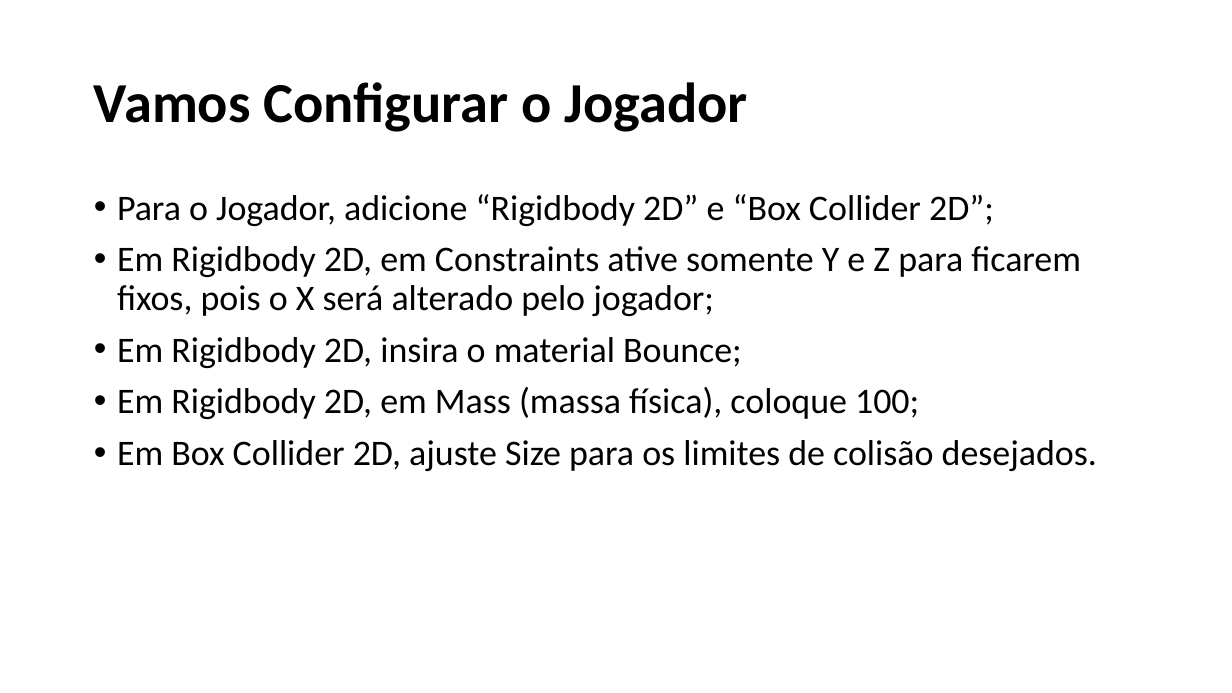
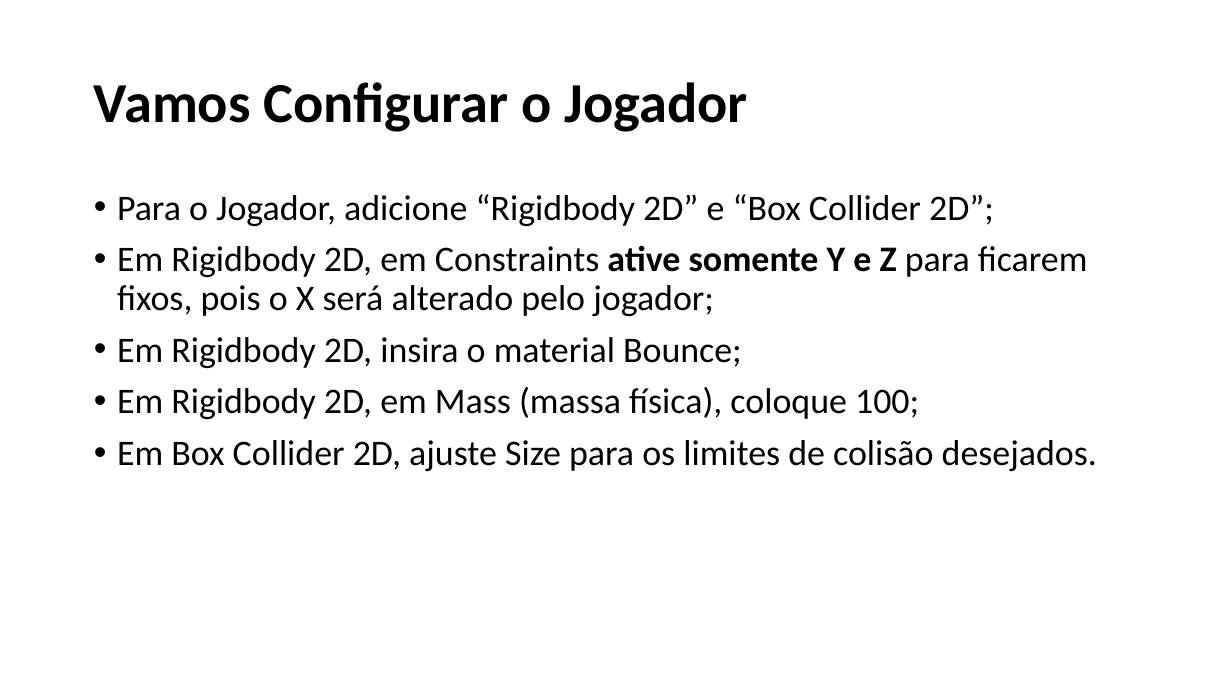
Before and after one commit to fmflavio/page, a slide deck: slide 13 of downloads/Arcanoid Generico.pptx (slide 12 before the commit). Drawn at 1232x693 pixels with LibreOffice and Linux fonts; fonts in the diff are those of the drawing. Boxes give left, top, right and bottom in pixels: in the first picture for what was removed or moved away, otherwise in the second. Text is boxed around its words. In the diff, an @@ line names an element or a change of style, - is before the commit and + after.

```diff
--- a/downloads/Arcanoid Generico.pptx
+++ b/downloads/Arcanoid Generico.pptx
@@ text at box(117, 245, 1088, 316): bold on in "ative somente Y e Z" @@
```
Also in this commit, not shown: 9 other slides changed, 1 slide added, 2 other files.
